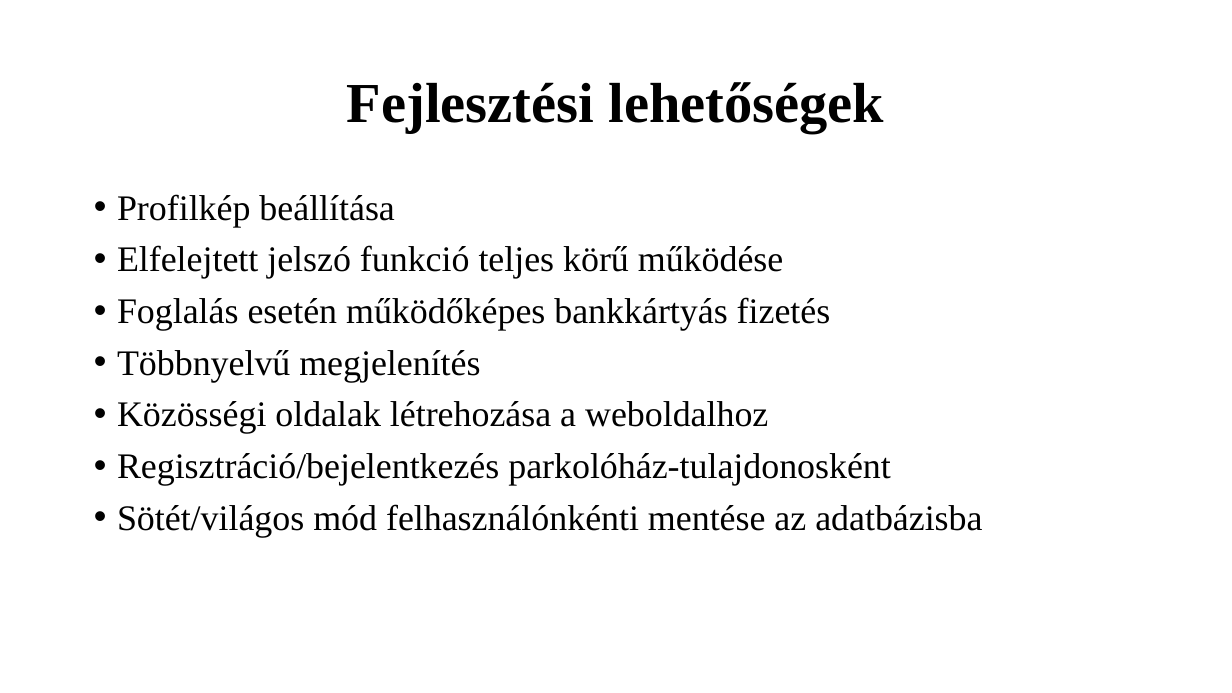
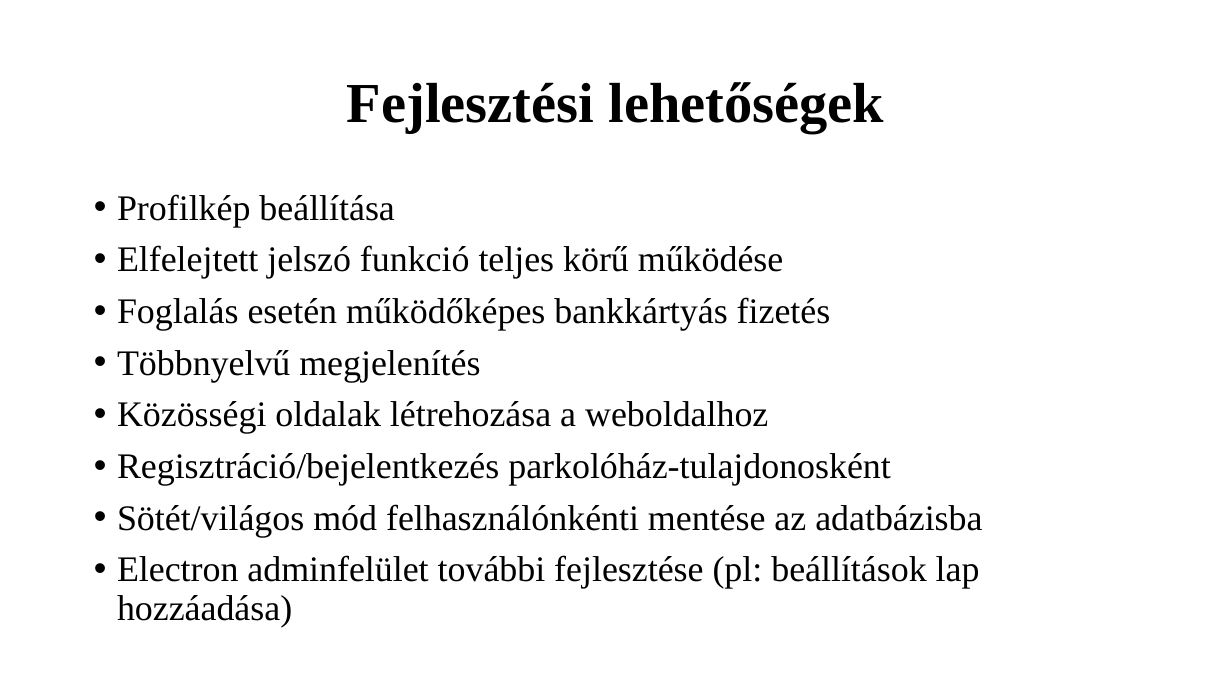
Before and after one commit to K0RN3L07/ParKing, a slide deck: slide 39 of Dokumentumok/ParKing-prezentacio.pptx (slide 29 before the commit). Drawn at 1232x693 pixels with LibreOffice and Linux fonts; fonts in the diff are those of the drawing. Boxes give left, top, right and bottom in pixels: in the first picture for what was removed or moved away, otherwise in the second. Text is boxed around its words. In the diff, an @@ line names an element or a change of style, - is before the commit and + after.

```diff
--- a/Dokumentumok/ParKing-prezentacio.pptx
+++ b/Dokumentumok/ParKing-prezentacio.pptx
@@ text at (117, 555, 980, 628): paragraph added @@
+• Electron adminfelület további fejlesztése (pl: beállítások lap hozzáadása)
```
Also in this commit, not shown: 10 slides added.
